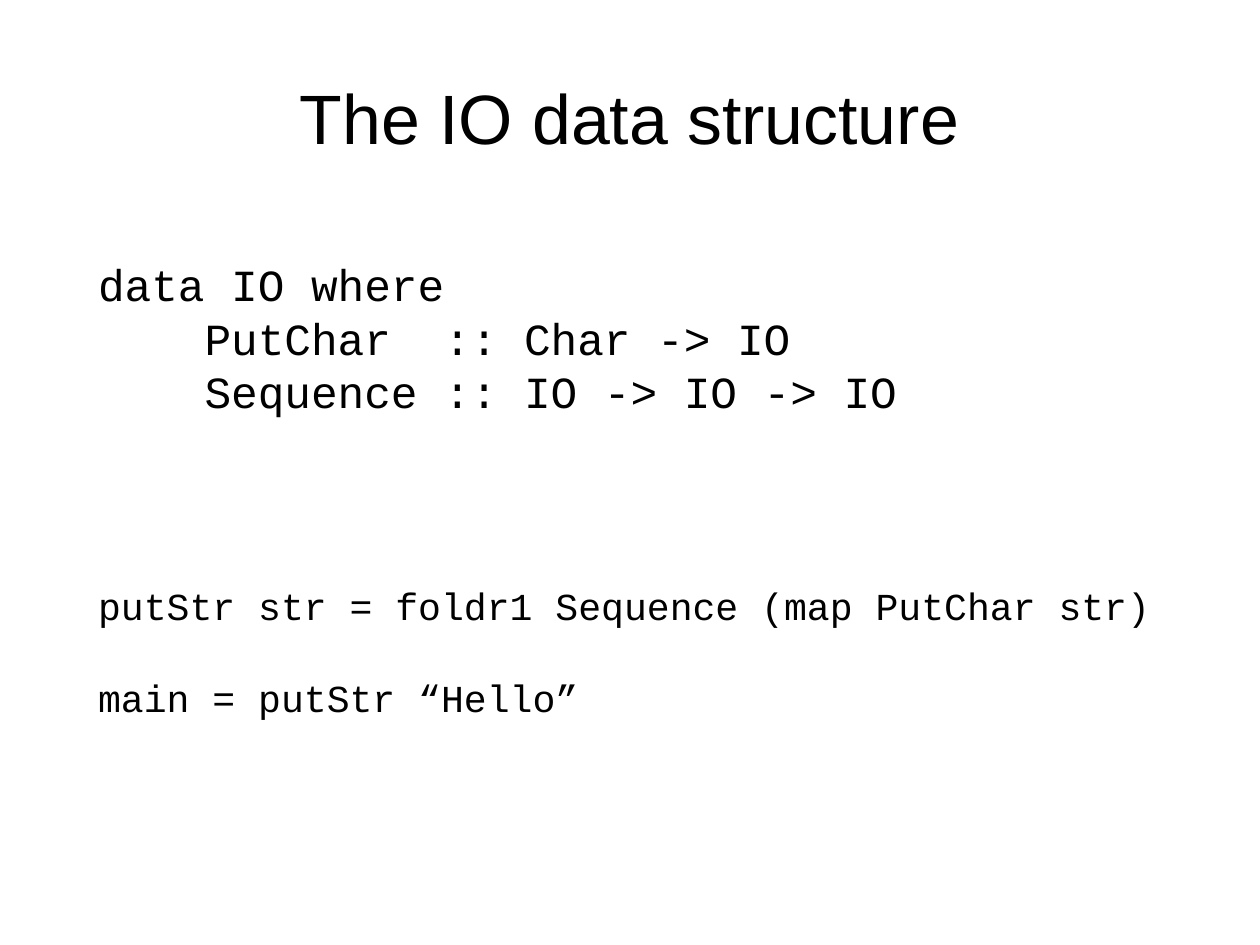
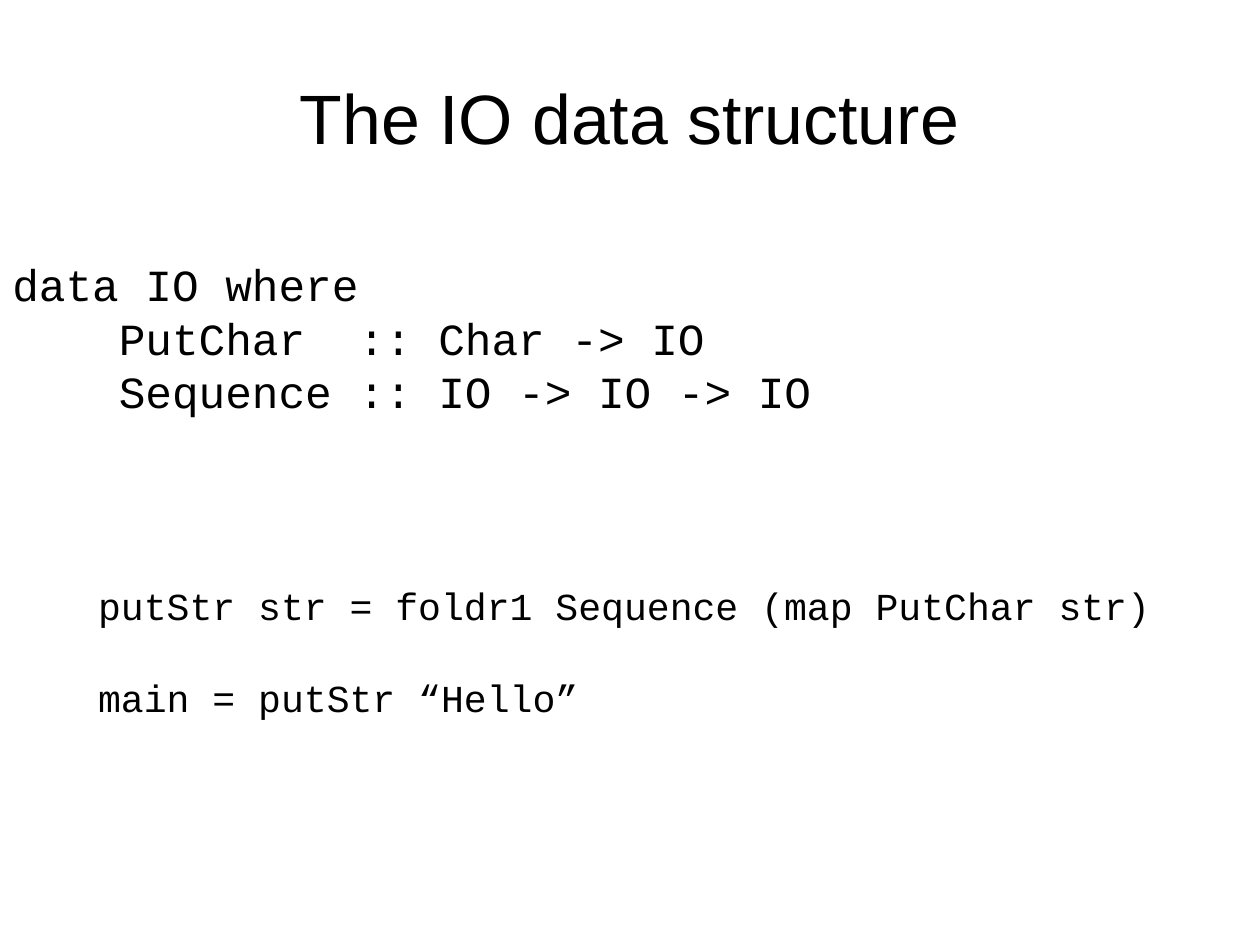
Before and after one commit to luqui/luqui-misc, a slide deck: slide 13 of work/present/monads/monads.odp. Drawn at 1260x945 pixels with LibreOffice and Linux fonts; fonts in the diff are those of the drawing. Boxes give left, top, right and bottom in pixels: in the first picture for what was removed or moved away, otherwise in the second. Text is boxed around its words. In the diff, an @@ line names an element or a change of style, - is before the commit and + after.

```diff
--- a/work/present/monads/monads.odp
+++ b/work/present/monads/monads.odp
@@ text "data IO where" moved from (x1=98, y1=270, x2=897, y2=418) to (x1=12, y1=270, x2=811, y2=418) @@
```
Also in this commit, not shown: 4 other slides changed, 8 slides added, 1 other file.
